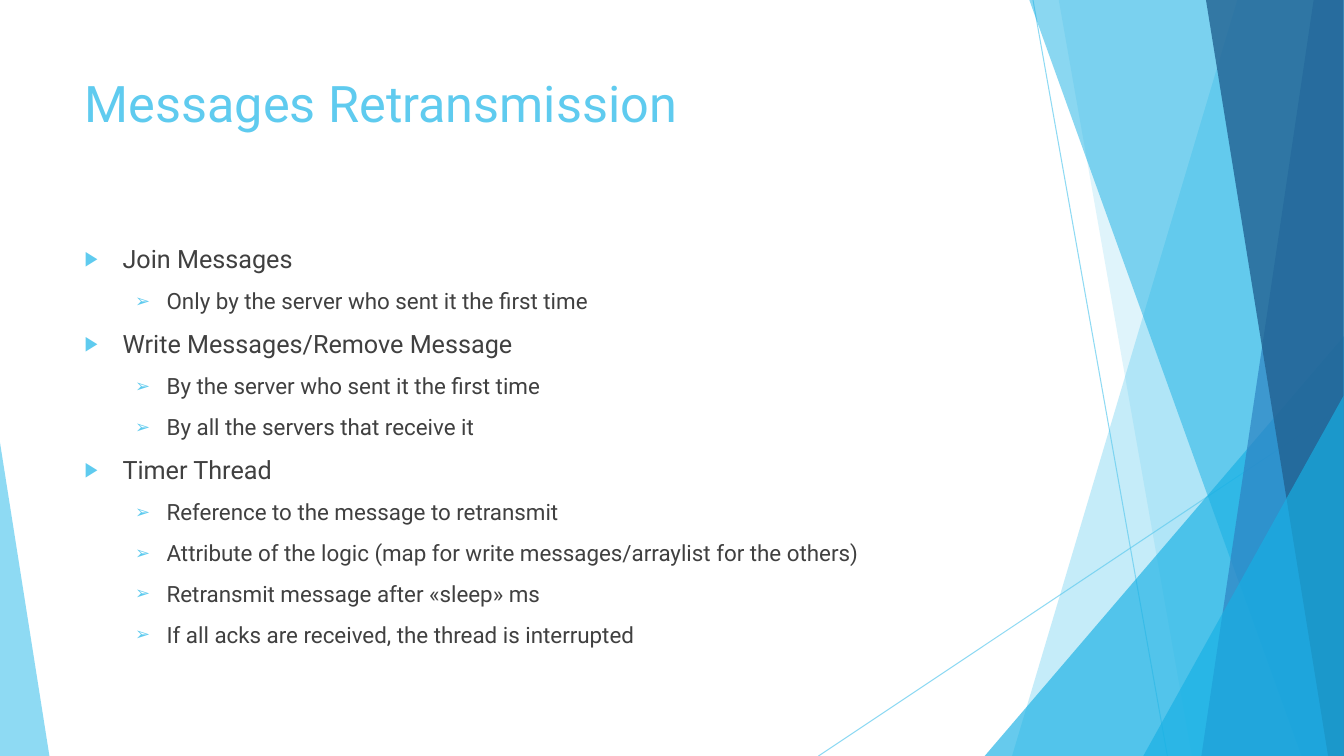
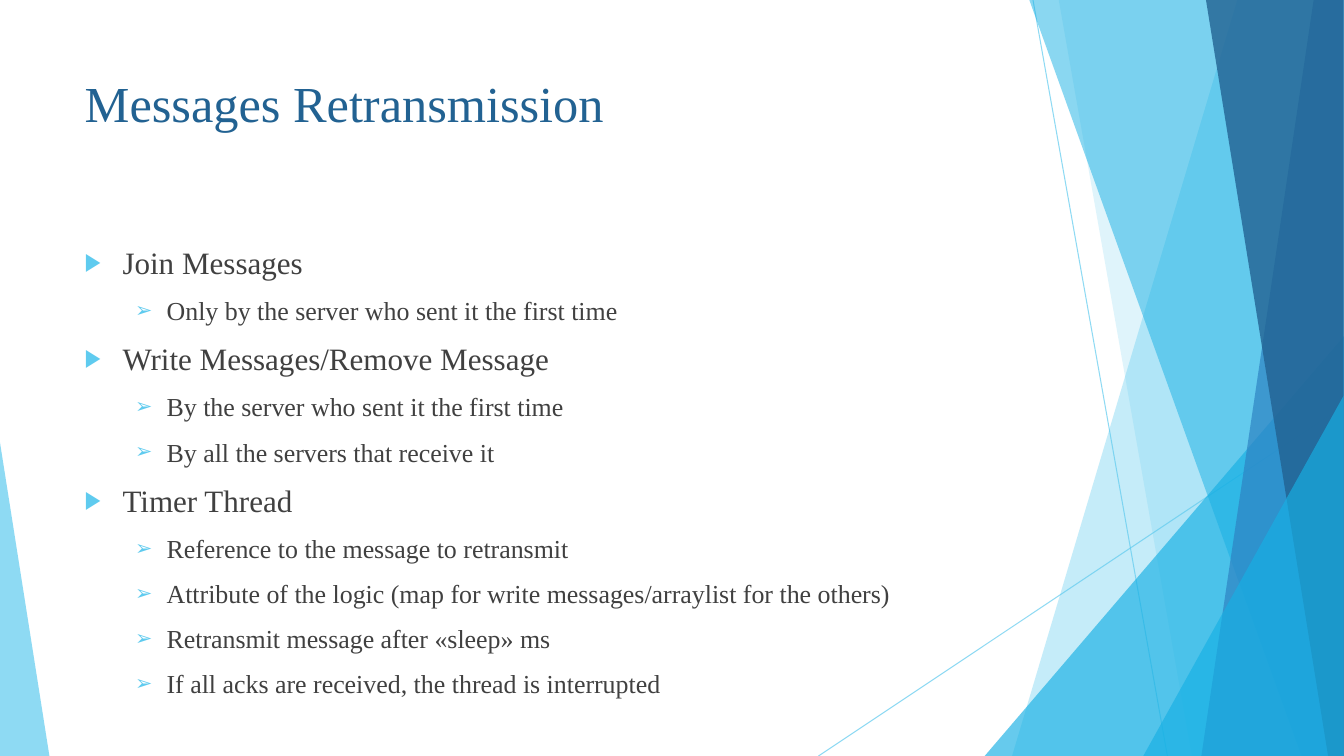
Before and after one commit to Trik17/DistSysPST, a slide deck: slide 6 of SlidesPresentation.pptx. Drawn at 1344x756 pixels with LibreOffice and Linux fonts; fonts in the diff are those of the drawing. Boxes give left, top, right and bottom in pixels: in the first picture for what was removed or moved away, otherwise in the second. Text is boxed around its words. In the diff, an @@ line names an element or a change of style, - is before the commit and + after.

```diff
--- a/SlidesPresentation.pptx
+++ b/SlidesPresentation.pptx
@@ title "Messages Retransmission" at [85,88,603,133]: font Roboto to Times New Roman, text colour #5FCBEF to #226292 @@
@@ text "Join Messages" at [123,253,890,699]: size 18 to 22.2 pt in "Join Messages", "Write Messages/Remove Message", "Timer Thread"; font Roboto to Times New Roman; size 16 to 18.5 pt in "Only by the server who sent it ...", "By the server who sent it the ...", "By all the servers that receive it", "Reference to the message to retransmit" and 3 more places @@
```
Also in this commit, not shown: 5 other slides changed, 4 slides added, 1 other file.
